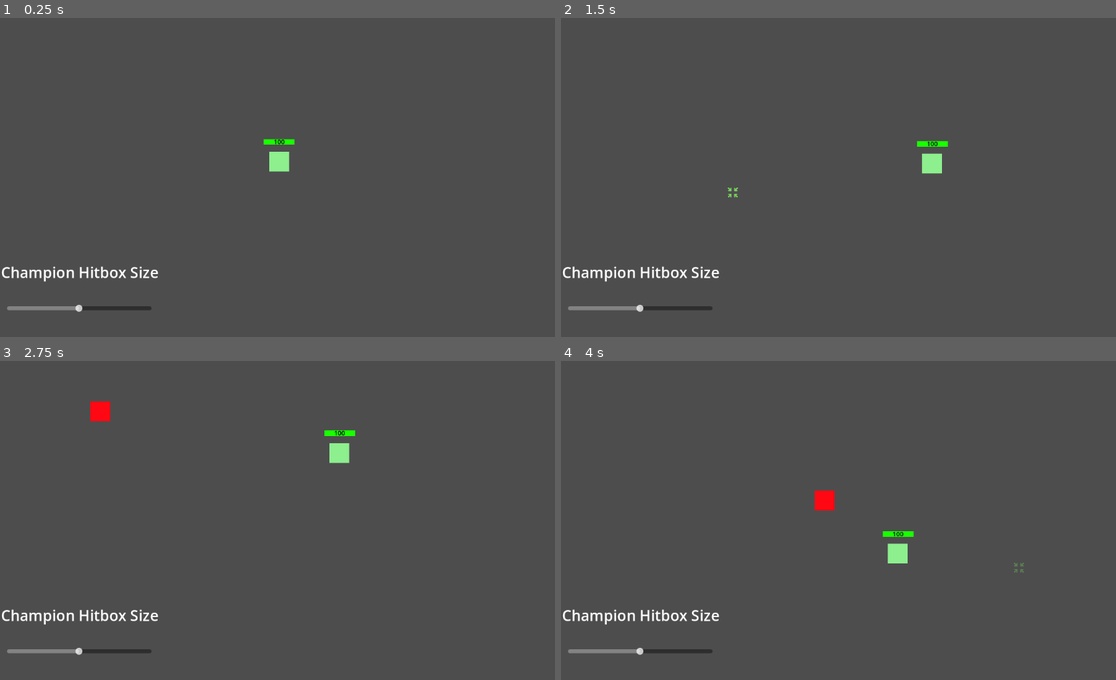
Above: before the commit, frames 1-4 (two rows, left to right).
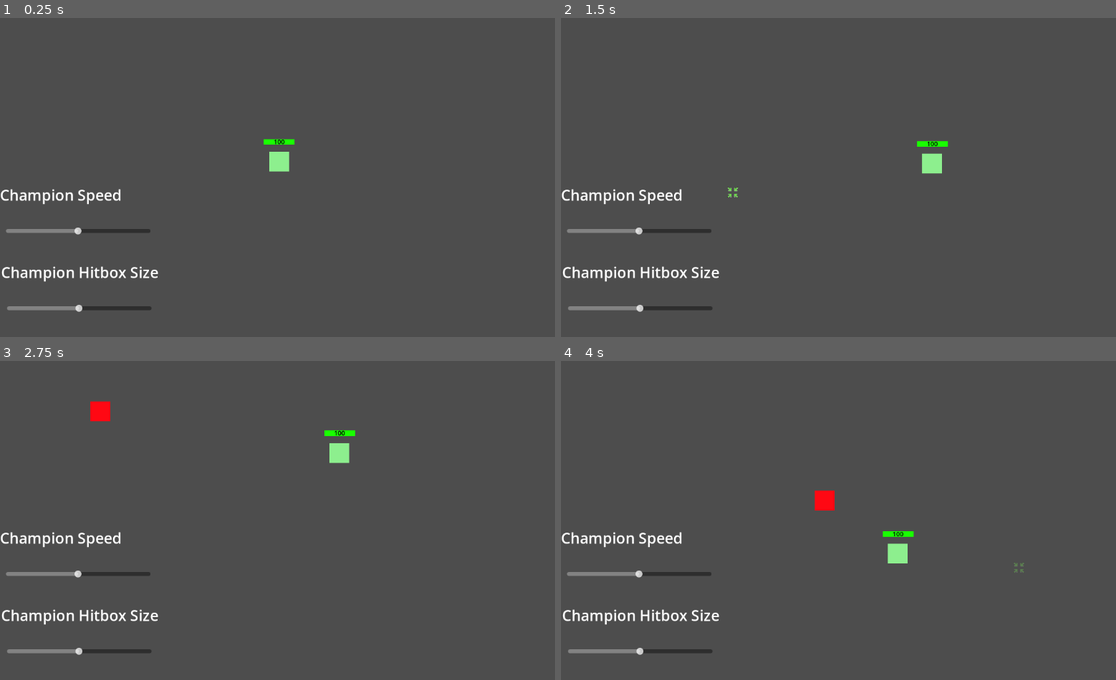
Above: after the commit, the same moments.

Repository: OhijMik/League-of-Dodgers
Game: Godot game, scene res://game_scene.tscn
The game is run twice, just before and just after one commit, with the same random seed, the same clock (stepped at 60 frames per second) and the same inputs.
Inputs (mouse positions are in pixels of both pictures, inside the frame that each line leads up to):
- Up to frame 1 (0.25 s): no input
- Up to frame 2 (1.5 s): tap Enter at 0.5 s; move the mouse to (971, 161) at 0.52 s; right-click (971, 161) at 0.6 s; move the mouse to (733, 193) at 1.27 s; right-click (733, 193) at 1.35 s
- Up to frame 3 (2.75 s): move the mouse to (344, 450) at 2.02 s; right-click (344, 450) at 2.1 s
- Up to frame 4 (4 s): move the mouse to (816, 584) at 2.77 s; right-click (816, 584) at 2.85 s; move the mouse to (1016, 568) at 3.52 s; right-click (1016, 568) at 3.6 s

The runs differ from the first frame. In frame 1, 0.7% of the frame differs, in the area x 0-28%, y 53-68%; in frame 2, 0.7%; in frame 3, 0.7%; in frame 4, 0.7%.

Commit message:
Added the champion speed slider
- Added the champion speed slider for the players to change

Diff:
--- a/champion.gd
+++ b/champion.gd
@@ -1,8 +1,7 @@
 extends CharacterBody2D
 
 
-const SPEED = 300.0
-const JUMP_VELOCITY = -400.0
+var speed = 300.0
 
 # Get the gravity from the project settings to be synced with RigidBody nodes.
 var direction
@@ -29,7 +28,7 @@
 			velocity = Vector2.ZERO
 			direction = null
 		else:
-			velocity = direction * SPEED
+			velocity = direction * speed
 	else:
 		velocity = Vector2.ZERO
 
--- a/game_scene.gd
+++ b/game_scene.gd
@@ -20,3 +20,7 @@
 
 func _on_h_slider_value_changed(value):
 	champion.change_size(value / 100)
+
+
+func _on_speed_slider_value_changed(value):
+	champion.speed = value + 150.0
--- a/game_scene.tscn
+++ b/game_scene.tscn
@@ -17,11 +17,11 @@
 wait_time = 2.0
 autostart = true
 
-[node name="CanvasLayer" type="CanvasLayer" parent="."]
+[node name="UI" type="CanvasLayer" parent="."]
 
-[node name="ChampionHitboxSize" type="Node2D" parent="CanvasLayer"]
+[node name="ChampionHitboxSize" type="Node2D" parent="UI"]
 
-[node name="Label" type="Label" parent="CanvasLayer/ChampionHitboxSize"]
+[node name="HitboxLabel" type="Label" parent="UI/ChampionHitboxSize"]
 offset_left = 2.0
 offset_top = 496.0
 offset_right = 435.0
@@ -29,7 +29,7 @@
 theme_override_font_sizes/font_size = 30
 text = "Champion Hitbox Size"
 
-[node name="HSlider" type="HSlider" parent="CanvasLayer/ChampionHitboxSize"]
+[node name="HitboxSlider" type="HSlider" parent="UI/ChampionHitboxSize"]
 offset_left = 14.0
 offset_top = 522.0
 offset_right = 305.0
@@ -38,6 +38,25 @@
 max_value = 150.0
 value = 100.0
 
+[node name="ChampionSpeed" type="Node2D" parent="UI"]
+
+[node name="SpeedLabel" type="Label" parent="UI/ChampionSpeed"]
+offset_top = 340.0
+offset_right = 433.0
+offset_bottom = 382.0
+theme_override_font_sizes/font_size = 30
+text = "Champion Speed
+"
+
+[node name="SpeedSlider" type="HSlider" parent="UI/ChampionSpeed"]
+offset_left = 12.0
+offset_top = 366.0
+offset_right = 303.0
+offset_bottom = 503.0
+max_value = 300.0
+value = 150.0
+
 [connection signal="timeout" from="ProjectileSpawn" to="." method="_on_projectile_spawn_timeout"]
 [connection signal="timeout" from="ProjectileSpawn" to="Projectiles" method="_on_projectile_spawn_timeout"]
-[connection signal="value_changed" from="CanvasLayer/ChampionHitboxSize/HSlider" to="." method="_on_h_slider_value_changed"]
+[connection signal="value_changed" from="UI/ChampionHitboxSize/HitboxSlider" to="." method="_on_h_slider_value_changed"]
+[connection signal="value_changed" from="UI/ChampionSpeed/SpeedSlider" to="." method="_on_speed_slider_value_changed"]
